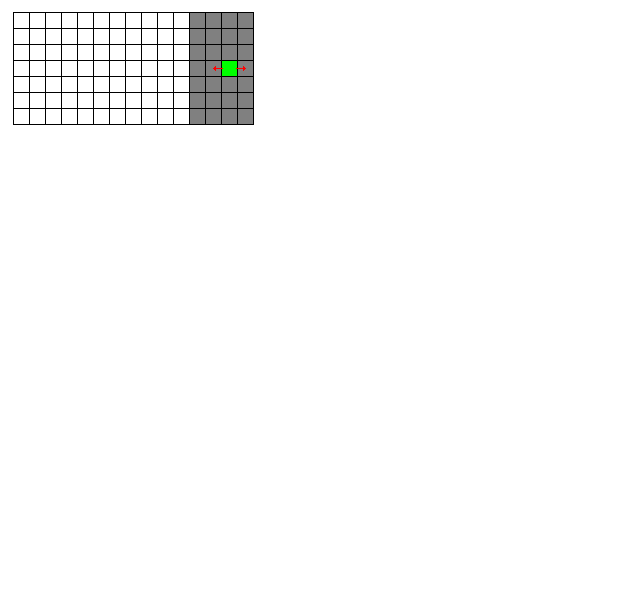
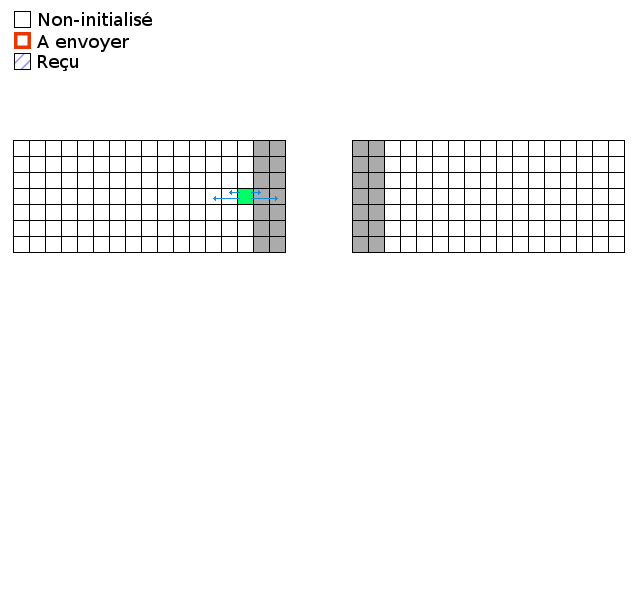
Comparing the layer stacks of the two 642×610 images. Changes:
added layer "Reçu" above "A envoyer" over [38, 55, 78, 71]
added layer "A envoyer" above "Non-initialisé" over [37, 35, 129, 52]
added layer "Non-initialisé" above "Layer #1" over [39, 12, 152, 26]
added layer "Layer #1" above "Pasted Layer #1" over [14, 11, 31, 70]
added layer "Pasted Layer #1" above "Pasted Layer" over [13, 140, 625, 253]
hid "Calque Copié #6", painted on it over [13, 12, 254, 125]
